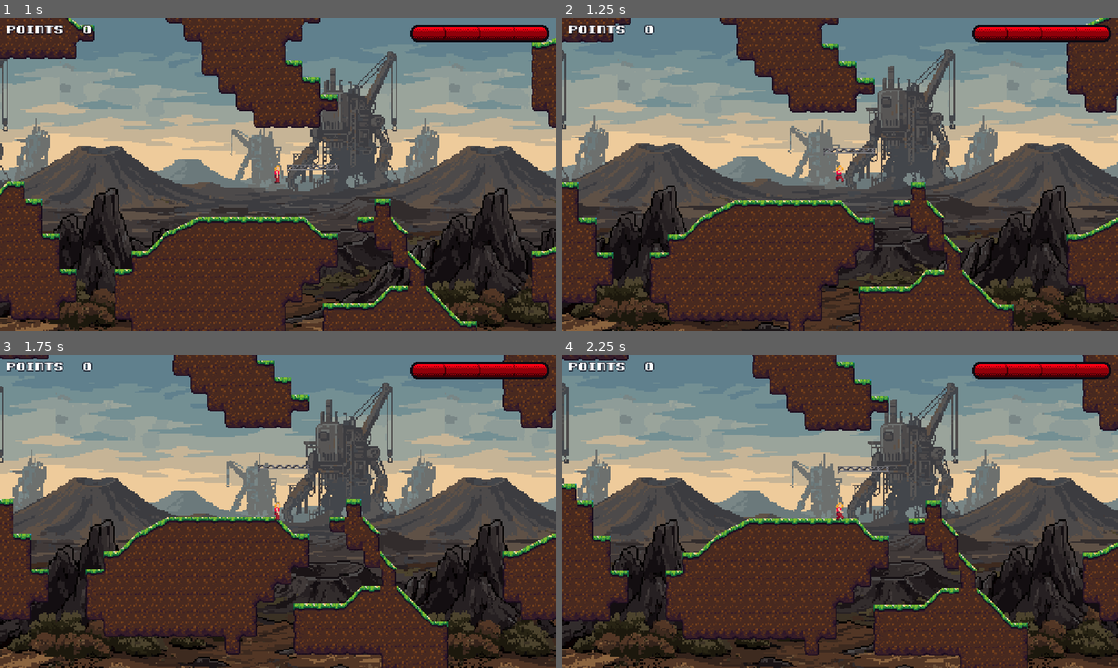
Above: before the commit, frames 1-4 (two rows, left to right).
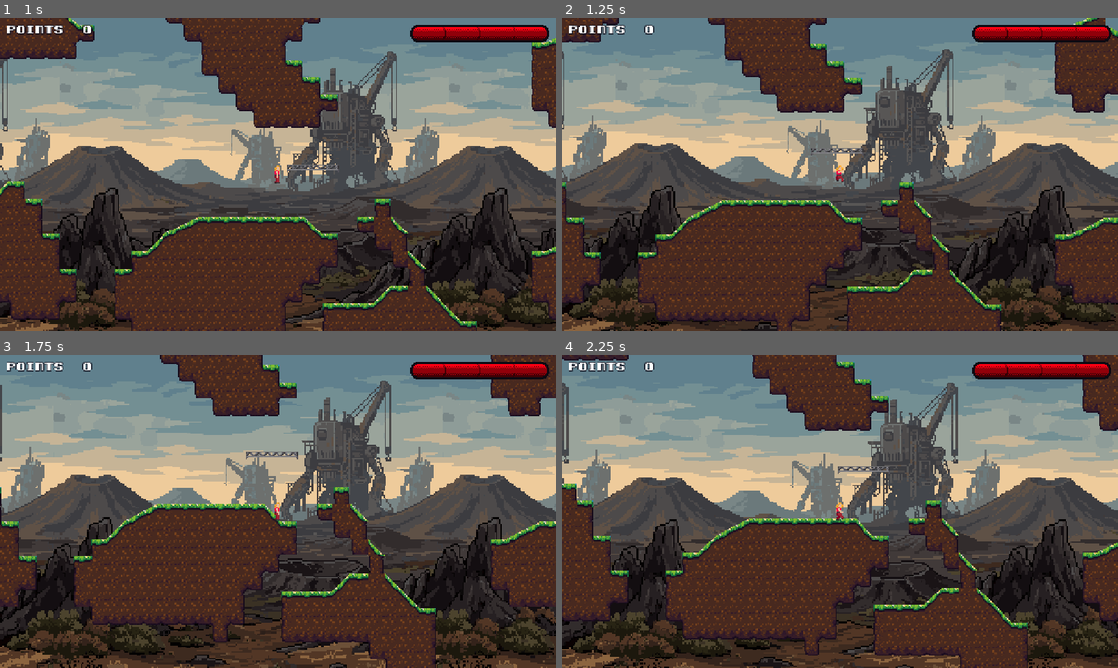
Above: after the commit, the same moments.

Repository: cygnuszwaan/objon
Game: Godot game, scene res://scenes/levels/level_1-1.tscn
The game is run twice, just before and just after one commit, with the same random seed, the same clock (stepped at 60 frames per second) and the same inputs.
Inputs (mouse positions are in pixels of both pictures, inside the frame that each line leads up to):
- Up to frame 1 (1 s): tap Enter at 0.5 s; move the mouse to (400, 158) at 0.52 s; hold D (move_right) from 0.53 s (still down); hold S (crouch) from 0.53 s (still down); click (400, 158) at 0.67 s; tap Space (jump) at 0.77 s
- Up to frame 2 (1.25 s): keep holding D (move_right); keep holding S (crouch)
- Up to frame 3 (1.75 s): release D (move_right) at 1.25 s; release S (crouch) at 1.25 s; drag from (166, 527) to (283, 511) at 1.27 s
- Up to frame 4 (2.25 s): tap R (restart) at 2 s; move the mouse to (895, 442) at 2.02 s; hold D (move_right) from 2.03 s (still down); tap F at 2.1 s

Frame 1 is identical in both runs. In frame 2, 19% of the frame differs, in the area x 0-100%, y 0-100%; in frame 3, 29%; in frame 4, nothing differs.

Commit message:
catwalk prep2

Diff:
--- a/scenes/levels/level_1-1.tscn
+++ b/scenes/levels/level_1-1.tscn
@@ -17,17 +17,20 @@
 0:0/0/terrain_set = 0
 0:0/0/terrain = 0
 0:0/0/physics_layer_0/polygon_0/points = PackedVector2Array(-8, -8, 8, -8, 8, -4, -8, -4)
+0:0/0/physics_layer_0/polygon_0/one_way = true
 0:0/0/custom_data_0 = "catwalk"
 1:0/0 = 0
 1:0/0/terrain_set = 0
 1:0/0/terrain = 0
 1:0/0/physics_layer_0/polygon_0/points = PackedVector2Array(-8, -8, 8, -8, 8, -4, -8, -4)
+1:0/0/physics_layer_0/polygon_0/one_way = true
 1:0/0/terrains_peering_bit/right_side = 0
 1:0/0/custom_data_0 = "catwalk"
 2:0/0 = 0
 2:0/0/terrain_set = 0
 2:0/0/terrain = 0
 2:0/0/physics_layer_0/polygon_0/points = PackedVector2Array(-8, -8, 8, -8, 8, -4, -8, -4)
+2:0/0/physics_layer_0/polygon_0/one_way = true
 2:0/0/terrains_peering_bit/right_side = 0
 2:0/0/terrains_peering_bit/left_side = 0
 2:0/0/custom_data_0 = "catwalk"
@@ -35,6 +38,7 @@
 3:0/0/terrain_set = 0
 3:0/0/terrain = 0
 3:0/0/physics_layer_0/polygon_0/points = PackedVector2Array(-8, -8, 8, -8, 8, -4, -8, -4)
+3:0/0/physics_layer_0/polygon_0/one_way = true
 3:0/0/terrains_peering_bit/left_side = 0
 3:0/0/custom_data_0 = "catwalk"
 
Not shown, changed: .DS_Store
Not shown, changed: scenes/.DS_Store
